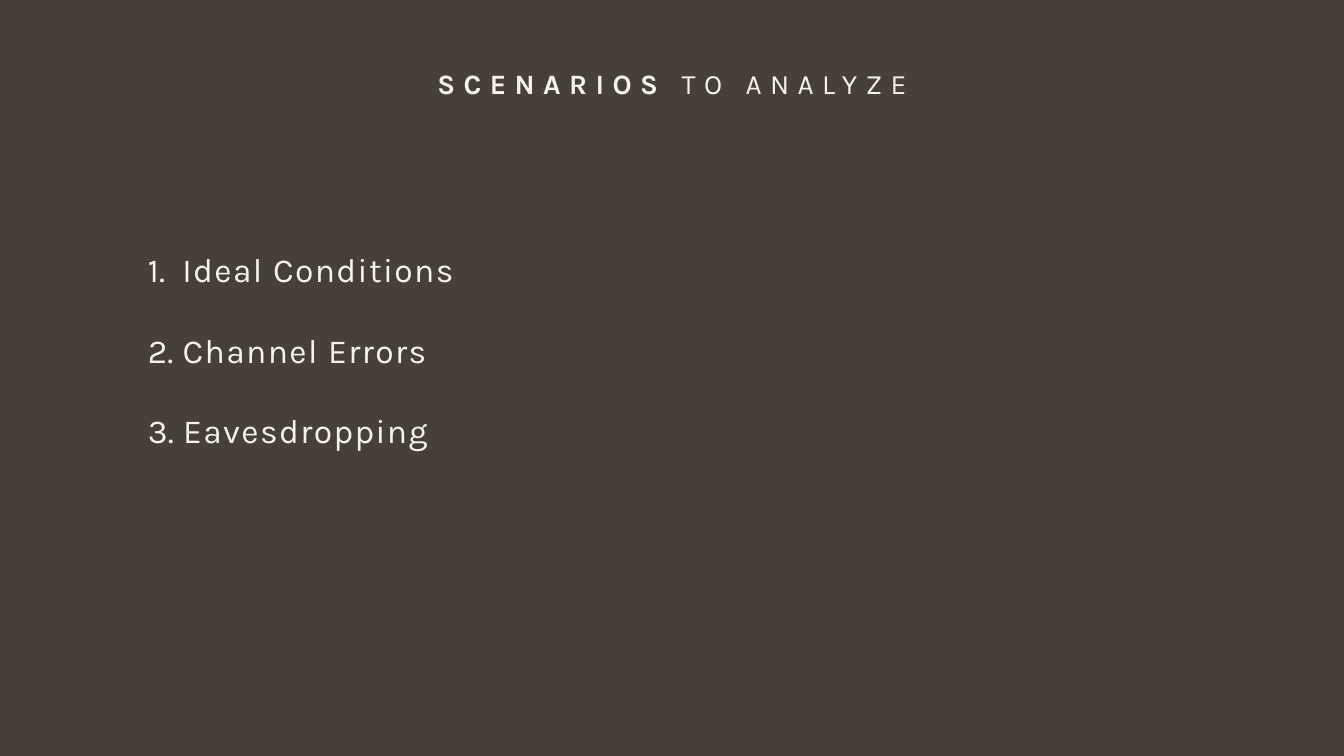
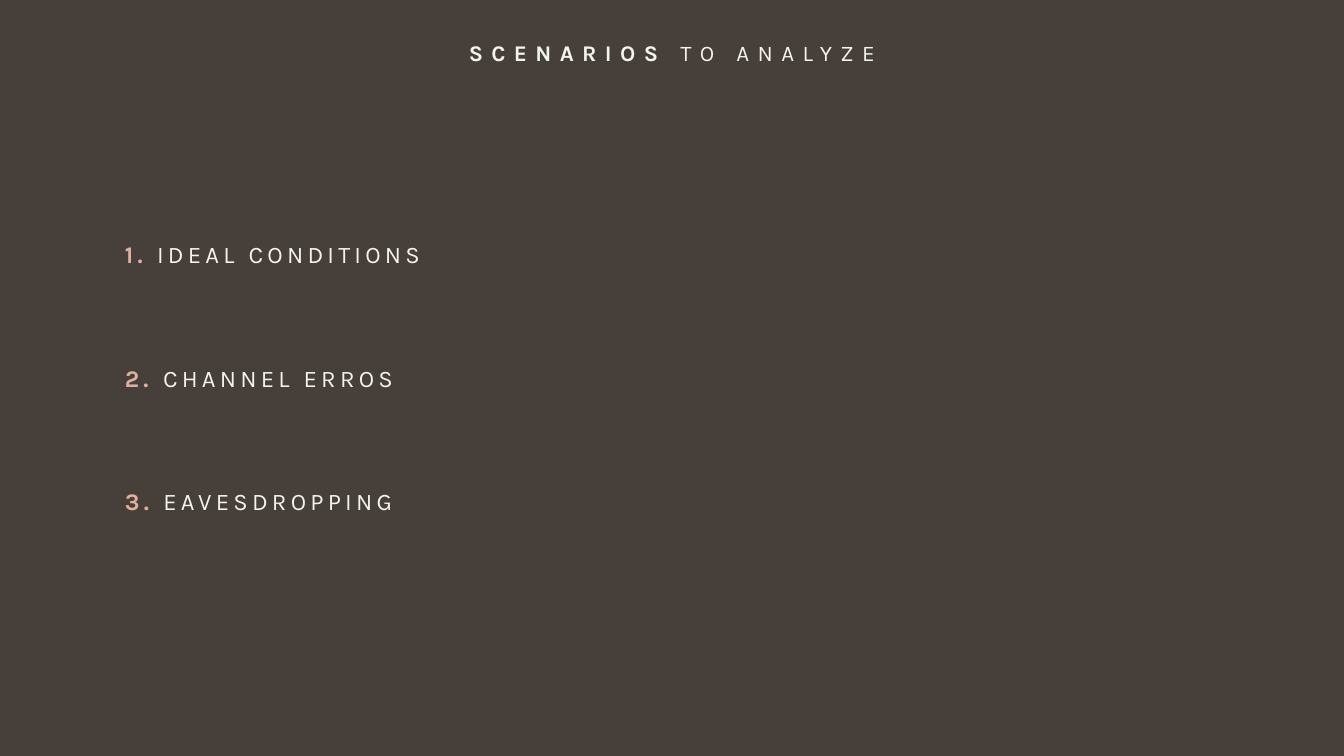
Before and after one commit to giovanniligato/E91-Protocol, a slide deck: slide 7 of Slides/E91 Protocol.pptx (slide 6 before the commit). Drawn at 1344x756 pixels with LibreOffice and Linux fonts; fonts in the diff are those of the drawing. Boxes give left, top, right and bottom in pixels: in the first picture for what was removed or moved away, otherwise in the second. Text is boxed around its words. In the diff, an @@ line names an element or a change of style, - is before the commit and + after.

```diff
--- a/Slides/E91 Protocol.pptx
+++ b/Slides/E91 Protocol.pptx
@@ text "SCENARIOS TO ANALYZE" moved from (x1=682, y1=76, x2=723, y2=95) to (x1=469, y1=46, x2=874, y2=62) @@
@@ text "SCENARIOS TO ANALYZE" at (x1=469, y1=46, x2=874, y2=62): size 20 to 16 pt @@
@@ text at (x1=125, y1=247, x2=420, y2=264): text changed; size 24 to 17 pt @@
-1. Ideal Conditions
-2. Channel Errors
-3. Eavesdropping
+1. IDEAL CONDITIONS
@@ text added at (x1=125, y1=371, x2=393, y2=388), 17 pt, text #F4F3EE @@
+2. CHANNEL ERROS
@@ text added at (x1=125, y1=494, x2=391, y2=511), 17 pt, text #F4F3EE @@
+3. EAVESDROPPING
```
Also in this commit, not shown: 4 other slides changed, 8 slides added, 7 slides removed.
